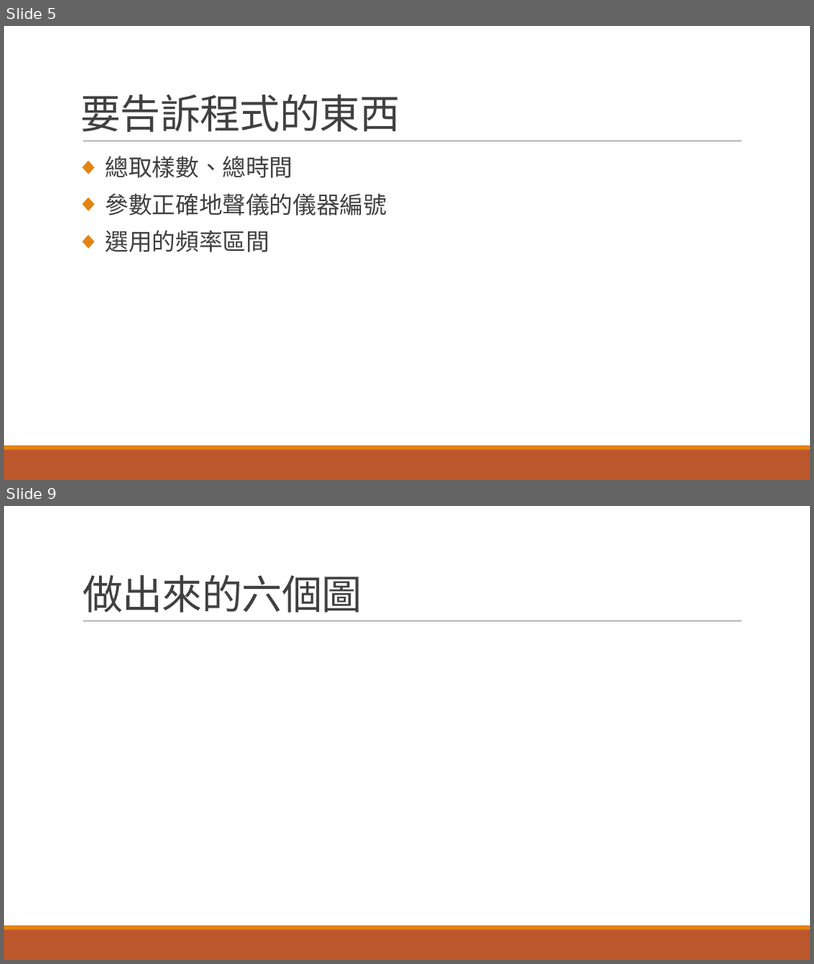
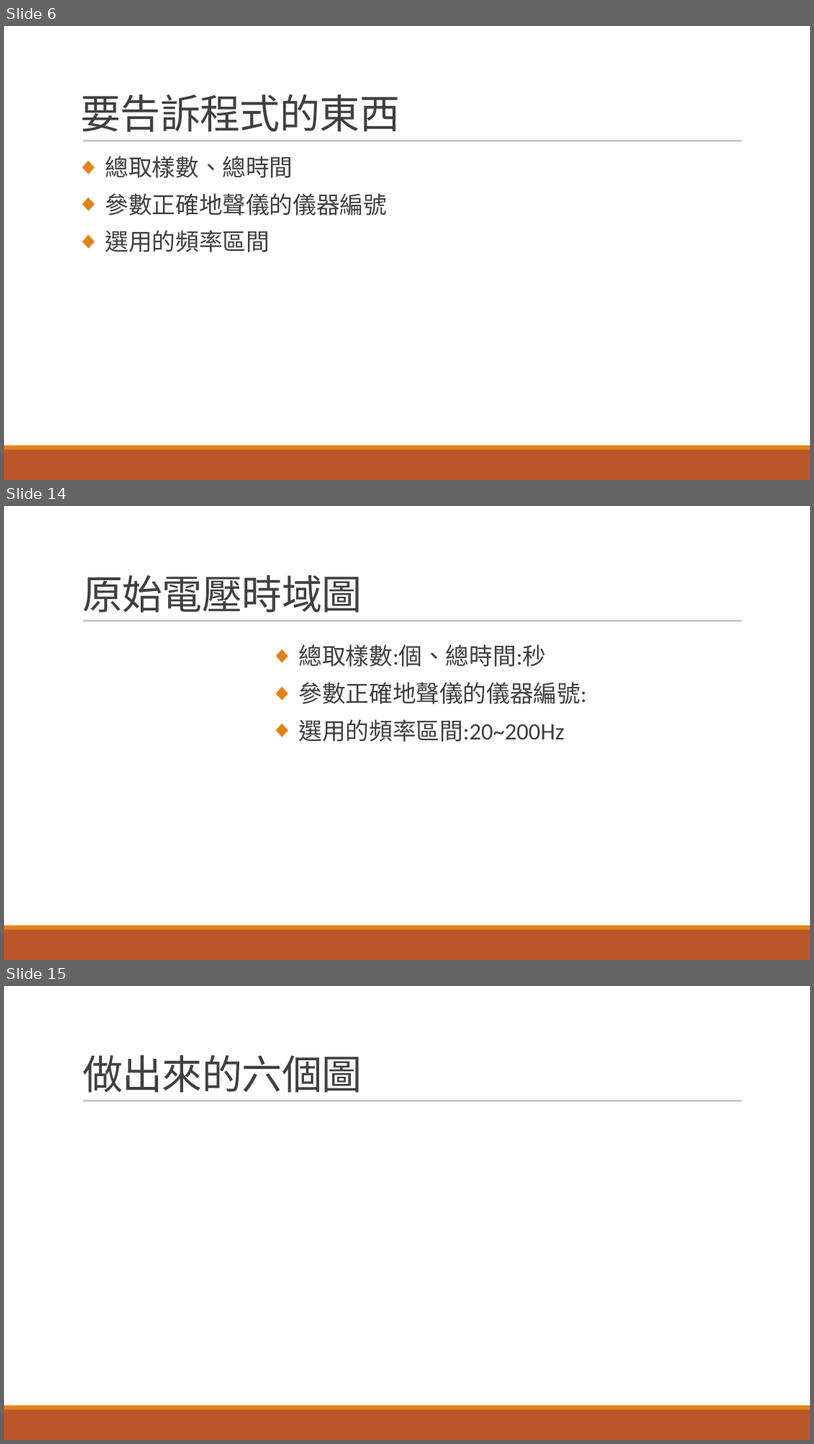
Before and after one commit to r889165/BackUpThesis, a slide deck: Geophone_Calibration/地聲儀求參數.pptx. Shown one above the other, each under a label of ours: slides 5 and 9 before the commit, slides 6, 14 and 15 after it; the slides between them are not shown. The pictures are 814x964 and 814x1444 pixels, drawn with LibreOffice and Linux fonts; fonts in the diff are those of the drawing. Boxes give left, top, right and bottom in pixels: in the first picture for what was removed or moved away, otherwise in the second. Text is boxed around its words. In the diff, an @@ line names an element or a change of style, - is before the commit and + after.

```diff
--- a/Geophone_Calibration/地聲儀求參數.pptx
+++ b/Geophone_Calibration/地聲儀求參數.pptx
@@ slide 14 added at [4,506,810,960], background #FFFFFF; not listed: 3 template elements that a slide beside it also shows @@
@@ title added at [82,575,362,613], 48 pt, text #404040 @@
+原始電壓時域圖
@@ text added at [299,644,587,741], 28 pt, text #404040 @@
+◆ 總取樣數:個、總時間:秒
+◆ 參數正確地聲儀的儀器編號:
+◆ 選用的頻率區間:20~200Hz
@@ what was slide 5 is now slide 6 @@
@@ what was slide 9 is now slide 15 @@
```
Also in this commit, not shown: 5 slides changed, 7 other slides added, 1 slide removed, 3 other files.
